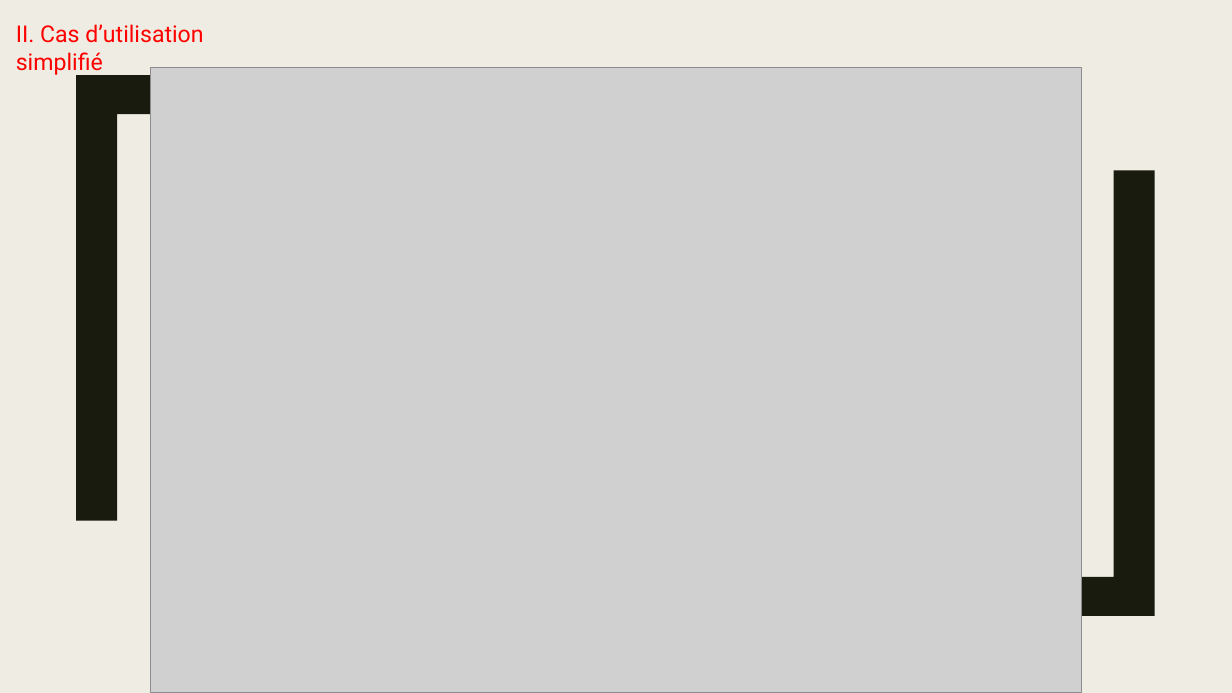
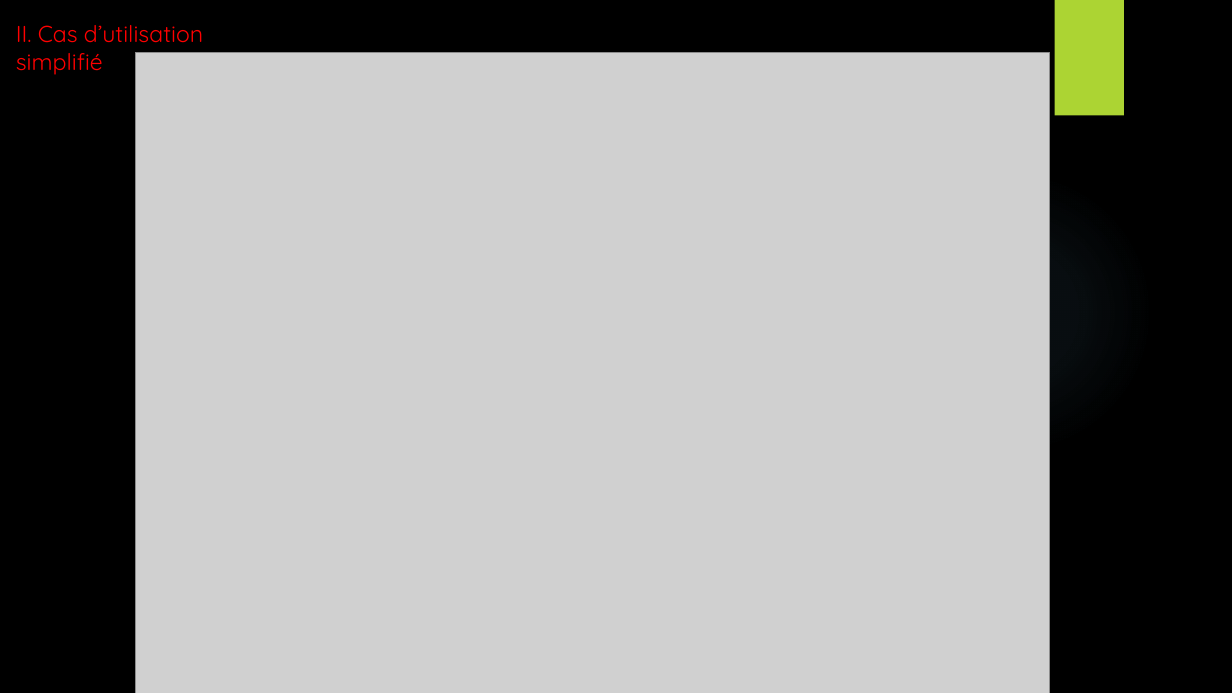
Before and after one commit to EnzoCotte/Projet-Approvisionnement-serre, a slide deck: slide 4 of Presentation revue 0 projet serre.pptx. Drawn at 1232x693 pixels with LibreOffice and Linux fonts; fonts in the diff are those of the drawing; grey boxes stand for pictures; background and template pictures are left out. Boxes give left, top, right and bottom in pixels: in the first picture for what was removed or moved away, otherwise in the second. Text is boxed around its words. In the diff, an @@ line names an element or a change of style, - is before the commit and + after.

```diff
--- a/Presentation revue 0 projet serre.pptx
+++ b/Presentation revue 0 projet serre.pptx
@@ background #EFEDE3 to picture (left out) @@
@@ text "II. Cas d’utilisation simplifié" at (16,25,203,75): font Roboto to Quicksand @@
@@ rectangle added at (1055,0,1124,116), fill #ACD433 @@
@@ picture: place and size @@
-picture at (151,67,1081,693)
+picture at (135,53,1050,693)
@@ freeform shape removed at (76,75,407,520) @@
@@ freeform shape removed at (824,170,1155,616) @@
@@ ellipse added at (870,169,1154,454), fill gradient #7AC4F0 @@
```
Also in this commit, not shown: 8 other slides changed, 9 slides added, 2 slides removed.
